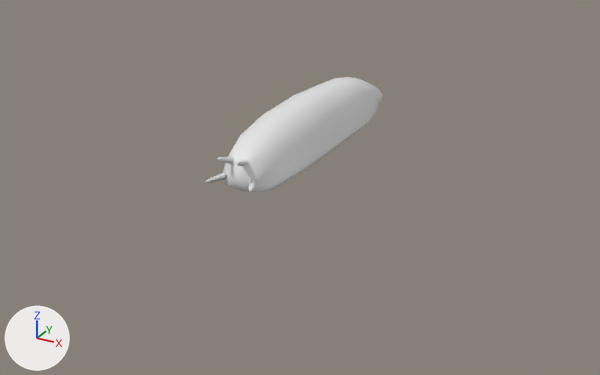
One commit to the FBX model Assets/Models/Entities/Cucumber.fbx: the scene before it, then after it.
One viewpoint serves both versions: a 50 mm camera at (12.62, -22.86, 9.15) aimed at (0.41, -0.66, -1.95). Lighting does not change. The marker at lower left points along +X, +Y and +Z.

Names of what the first picture shows: 'Cucumber'.
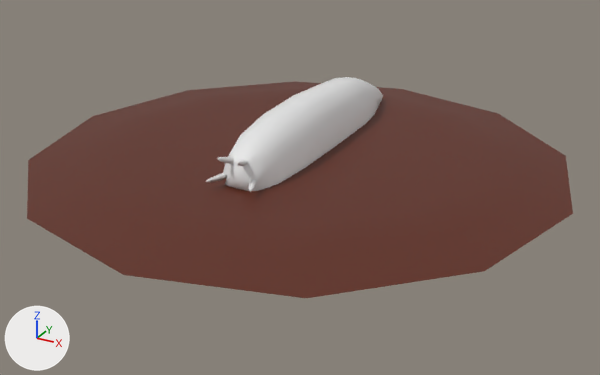
Location of each change, (x1, y1, x2, y2) in pixels of the pictures (600 x 375 px):
'Pool', added (brown)
    after: (27, 81, 573, 298)

The edits, one by one:
Material 'Mud' (mat_mud) is new.
Its base color is (0.113, 0.02, 0.00706) (brown #5e2714).
Mesh me_cylinder is new.
It has 109 vertices, 108 faces and spans x -9.1..9.1, y -9.1..9.1, z -1.2..-0.9.
It uses material mat_mud (brown #5e2714).
Object 'Pool' (ob_pool) is new; it shows me_cylinder.
Its location is (0.0, 0.0, 0.0).
